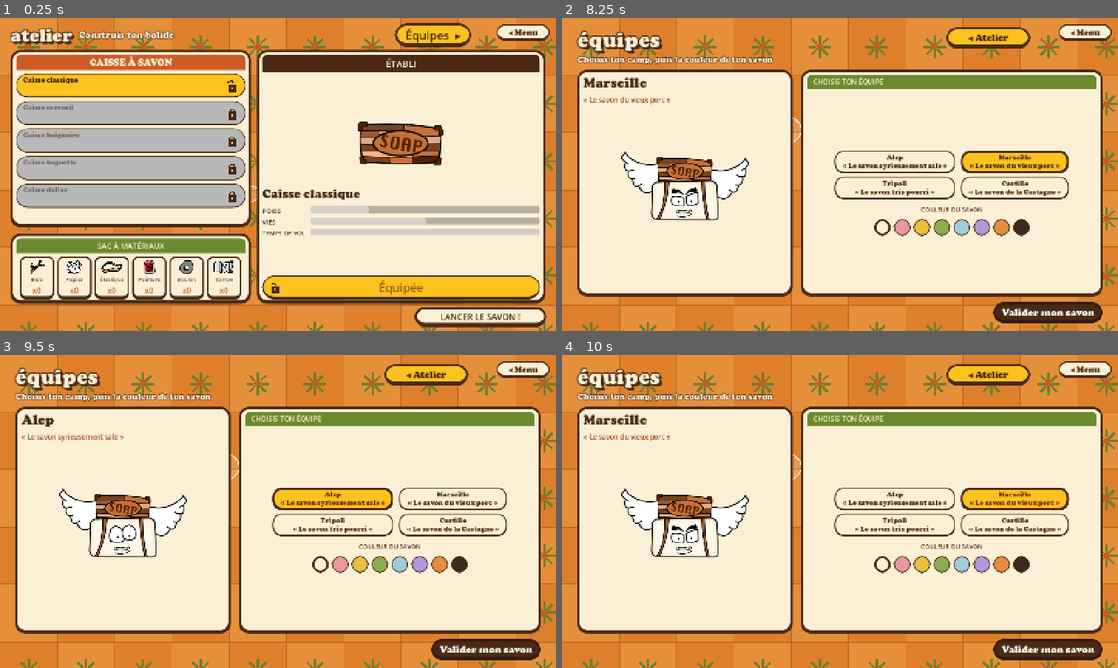
Above: before the commit, frames 1-4 (two rows, left to right).
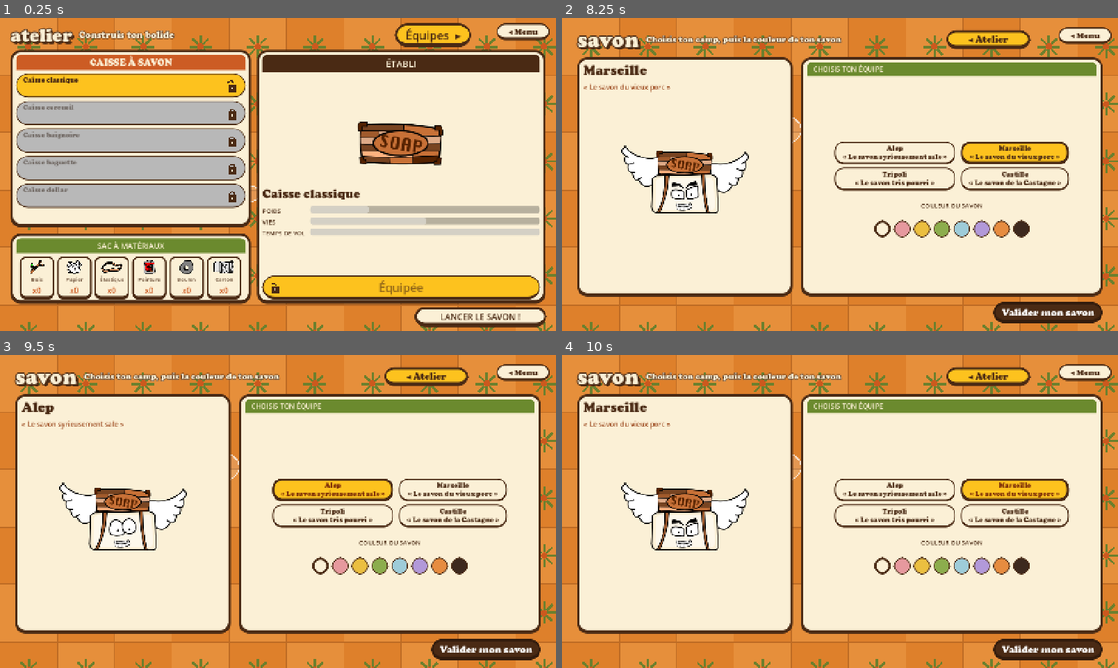
Above: after the commit, the same moments.

Repository: atostivint/LesAilesEtLaCaisse
Game: Godot game, scene res://scenes/atelier.tscn
The game is run twice, just before and just after one commit, with the same random seed, the same clock (stepped at 60 frames per second) and the same inputs. Sound files missing from this copy of the repository are replaced by a short silence.
Inputs (mouse positions are in pixels of both pictures, inside the frame that each line leads up to):
- Up to frame 1 (0.25 s): no input
- Up to frame 2 (8.25 s): click "Équipes ▸" at 0.5 s; click "◂ Atelier" at 1.25 s; click (695, 86) at 2.02 s; click (695, 111) at 2.77 s; click (695, 140) at 3.52 s; click (695, 168) at 4.27 s; click (695, 196) at 5.02 s; click "LANCER LE SAVON !" at 5.75 s; click "◂ Menu" at 6.5 s; click "Nouvelle partie" at 7.25 s; click "Nouvelle partie" at 8 s
- Up to frame 3 (9.5 s): click "Alep « Le savon syrieusement …" at 8.75 s
- Up to frame 4 (10 s): click "Marseille « Le savon du vieux…" at 9.5 s

The runs differ from the first frame. In frame 1, 0.2% of the frame differs, in the area x 89-99%, y 1-8%; in frame 2, 17%; in frame 3, 17%, in the area x 2-99%, y 2-71%; in frame 4, 17%.

Commit message:
Boutons du haut alignés ; scores : bas plus court et bande d'eau savonneuse entre les deux
Co-Authored-By: Claude Haiku 5.5 <noreply@anthropic.com>

Diff:
--- a/scenes/atelier.tscn
+++ b/scenes/atelier.tscn
@@ -119,6 +119,7 @@
 
 [node name="Titres" type="HBoxContainer" parent="Margin/Main/Haut"]
 layout_mode = 2
+size_flags_vertical = 4
 alignment = 1
 theme_override_constants/separation = 18
 
@@ -149,9 +150,9 @@
 size_flags_horizontal = 3
 
 [node name="EquipesButton" type="Button" parent="Margin/Main/Haut"]
-custom_minimum_size = Vector2(200, 52)
-layout_mode = 2
-size_flags_vertical = 4
+custom_minimum_size = Vector2(200, 44)
+layout_mode = 2
+size_flags_vertical = 0
 theme_override_colors/font_color = Color(0.29, 0.165, 0.078, 1)
 theme_override_colors/font_disabled_color = Color(0.29, 0.165, 0.078, 1)
 theme_override_font_sizes/font_size = 30
@@ -380,6 +381,6 @@
 anchor_top = 0.0
 anchor_bottom = 0.0
 offset_left = -156.0
-offset_top = 16.0
+offset_top = 14.0
 offset_right = -16.0
-offset_bottom = 60.0
+offset_bottom = 58.0
--- a/scenes/equipes.tscn
+++ b/scenes/equipes.tscn
@@ -100,11 +100,11 @@
 alignment = 0
 theme_override_constants/separation = 20
 
-[node name="Titres" type="VBoxContainer" parent="Marge/Main/Haut"]
-layout_mode = 2
-size_flags_vertical = 0
+[node name="Titres" type="HBoxContainer" parent="Marge/Main/Haut"]
+layout_mode = 2
+size_flags_vertical = 4
 size_flags_horizontal = 3
-theme_override_constants/separation = 6
+theme_override_constants/separation = 18
 
 [node name="Titre" type="Label" parent="Marge/Main/Haut/Titres"]
 layout_mode = 2
@@ -116,10 +116,11 @@
 theme_override_constants/shadow_offset_y = 6
 theme_override_fonts/font = ExtResource("3_font")
 theme_override_font_sizes/font_size = 56
-text = "équipes"
+text = "savon"
 
 [node name="SousTitre" type="Label" parent="Marge/Main/Haut/Titres"]
 layout_mode = 2
+size_flags_vertical = 4
 theme_override_colors/font_color = Color(0.984, 0.941, 0.839, 1)
 theme_override_colors/font_outline_color = Color(0.29, 0.165, 0.078, 1)
 theme_override_constants/outline_size = 6
@@ -128,9 +129,9 @@
 text = "Choisis ton camp, puis la couleur de ton savon"
 
 [node name="Retour" type="Button" parent="Marge/Main/Haut"]
-custom_minimum_size = Vector2(220, 56)
-layout_mode = 2
-size_flags_vertical = 0
+custom_minimum_size = Vector2(220, 44)
+layout_mode = 2
+size_flags_vertical = 4
 theme_override_colors/font_color = Color(0.29, 0.165, 0.078, 1)
 theme_override_fonts/font = ExtResource("3_font")
 theme_override_font_sizes/font_size = 24
@@ -191,7 +192,7 @@
 
 [node name="DroiteBox" type="VBoxContainer" parent="Marge/Main/Corps/Droite"]
 layout_mode = 2
-theme_override_constants/separation = 14
+theme_override_constants/separation = 28
 
 [node name="Bandeau" type="PanelContainer" parent="Marge/Main/Corps/Droite/DroiteBox"]
 layout_mode = 2
@@ -286,6 +287,6 @@
 anchor_top = 0.0
 anchor_bottom = 0.0
 offset_left = -156.0
-offset_top = 16.0
+offset_top = 24.0
 offset_right = -16.0
-offset_bottom = 60.0
+offset_bottom = 68.0
--- a/scenes/score_bon.tscn
+++ b/scenes/score_bon.tscn
@@ -4,6 +4,7 @@
 [ext_resource type="Script" path="res://scripts/carrelage.gd" id="2_tile"]
 [ext_resource type="FontFile" path="res://fonts/COOPBL.TTF" id="3_font"]
 [ext_resource type="PackedScene" path="res://scenes/bouton_menu.tscn" id="9_menu"]
+[ext_resource type="Script" path="res://scripts/eau_savon.gd" id="5_eau"]
 [ext_resource type="PackedScene" path="res://scenes/soap.tscn" id="4_soap"]
 
 [sub_resource type="StyleBoxFlat" id="bas"]
@@ -107,30 +108,56 @@
 anchors_preset = 15
 anchor_right = 1.0
 anchor_bottom = 1.0
-offset_bottom = -440.0
+offset_bottom = -400.0
 grow_horizontal = 2
 grow_vertical = 2
 
 [node name="Colline" type="Polygon2D" parent="Haut"]
 color = Color(0.98, 0.94, 0.84, 1)
-polygon = PackedVector2Array(0, 300, 180, 240, 420, 220, 700, 300, 1000, 400, 1456, 330, 1456, 379, 0, 379)
-
-[node name="Mer" type="Polygon2D" parent="Haut"]
-color = Color(0.35, 0.6, 0.62, 1)
-polygon = PackedVector2Array(0, 402, 1456, 402, 1456, 379, 0, 379)
+polygon = PackedVector2Array(0, 300, 180, 240, 420, 220, 700, 300, 1000, 400, 1456, 330, 1456, 419, 0, 419)
 
 [node name="Savon" parent="Haut" instance=ExtResource("4_soap")]
 unique_name_in_owner = true
 position = Vector2(720, 330)
 scale = Vector2(3, 3)
 
-[node name="Bas" type="PanelContainer" parent="."]
+[node name="Gerard" type="TextureRect" parent="Haut"]
+layout_mode = 0
+offset_left = 40.0
+offset_top = 120.0
+offset_right = 300.0
+offset_bottom = 410.0
+expand_mode = 1
+stretch_mode = 5
+
+[node name="Eleonore" type="TextureRect" parent="Haut"]
+layout_mode = 0
+offset_left = 1140.0
+offset_top = 110.0
+offset_right = 1410.0
+offset_bottom = 410.0
+expand_mode = 1
+stretch_mode = 5
+
+[node name="Eau" type="Control" parent="."]
 layout_mode = 1
 anchors_preset = 12
 anchor_top = 1.0
 anchor_right = 1.0
 anchor_bottom = 1.0
-offset_top = -440.0
+offset_top = -400.0
+offset_bottom = -360.0
+grow_horizontal = 2
+grow_vertical = 0
+script = ExtResource("5_eau")
+
+[node name="Bas" type="PanelContainer" parent="."]
+layout_mode = 1
+anchors_preset = 12
+anchor_top = 1.0
+anchor_right = 1.0
+anchor_bottom = 1.0
+offset_top = -360.0
 grow_horizontal = 2
 grow_vertical = 0
 theme_override_styles/panel = SubResource("bas")
--- a/scenes/score_catastrophe.tscn
+++ b/scenes/score_catastrophe.tscn
@@ -4,6 +4,7 @@
 [ext_resource type="Script" path="res://scripts/carrelage.gd" id="2_tile"]
 [ext_resource type="FontFile" path="res://fonts/COOPBL.TTF" id="3_font"]
 [ext_resource type="PackedScene" path="res://scenes/bouton_menu.tscn" id="9_menu"]
+[ext_resource type="Script" path="res://scripts/eau_savon.gd" id="5_eau"]
 [ext_resource type="PackedScene" path="res://scenes/soap.tscn" id="4_soap"]
 
 [sub_resource type="StyleBoxFlat" id="bas"]
@@ -107,30 +108,56 @@
 anchors_preset = 15
 anchor_right = 1.0
 anchor_bottom = 1.0
-offset_bottom = -440.0
+offset_bottom = -400.0
 grow_horizontal = 2
 grow_vertical = 2
 
 [node name="Colline" type="Polygon2D" parent="Haut"]
 color = Color(0.98, 0.94, 0.84, 1)
-polygon = PackedVector2Array(0, 300, 180, 240, 420, 220, 700, 300, 1000, 400, 1456, 330, 1456, 379, 0, 379)
-
-[node name="Mer" type="Polygon2D" parent="Haut"]
-color = Color(0.35, 0.6, 0.62, 1)
-polygon = PackedVector2Array(0, 402, 1456, 402, 1456, 379, 0, 379)
+polygon = PackedVector2Array(0, 300, 180, 240, 420, 220, 700, 300, 1000, 400, 1456, 330, 1456, 419, 0, 419)
 
 [node name="Savon" parent="Haut" instance=ExtResource("4_soap")]
 unique_name_in_owner = true
 position = Vector2(720, 330)
 scale = Vector2(3, 3)
 
-[node name="Bas" type="PanelContainer" parent="."]
+[node name="Gerard" type="TextureRect" parent="Haut"]
+layout_mode = 0
+offset_left = 40.0
+offset_top = 120.0
+offset_right = 300.0
+offset_bottom = 410.0
+expand_mode = 1
+stretch_mode = 5
+
+[node name="Eleonore" type="TextureRect" parent="Haut"]
+layout_mode = 0
+offset_left = 1140.0
+offset_top = 110.0
+offset_right = 1410.0
+offset_bottom = 410.0
+expand_mode = 1
+stretch_mode = 5
+
+[node name="Eau" type="Control" parent="."]
 layout_mode = 1
 anchors_preset = 12
 anchor_top = 1.0
 anchor_right = 1.0
 anchor_bottom = 1.0
-offset_top = -440.0
+offset_top = -400.0
+offset_bottom = -360.0
+grow_horizontal = 2
+grow_vertical = 0
+script = ExtResource("5_eau")
+
+[node name="Bas" type="PanelContainer" parent="."]
+layout_mode = 1
+anchors_preset = 12
+anchor_top = 1.0
+anchor_right = 1.0
+anchor_bottom = 1.0
+offset_top = -360.0
 grow_horizontal = 2
 grow_vertical = 0
 theme_override_styles/panel = SubResource("bas")
--- a/scenes/score_excellent.tscn
+++ b/scenes/score_excellent.tscn
@@ -4,6 +4,7 @@
 [ext_resource type="Script" path="res://scripts/carrelage.gd" id="2_tile"]
 [ext_resource type="FontFile" path="res://fonts/COOPBL.TTF" id="3_font"]
 [ext_resource type="PackedScene" path="res://scenes/bouton_menu.tscn" id="9_menu"]
+[ext_resource type="Script" path="res://scripts/eau_savon.gd" id="5_eau"]
 [ext_resource type="PackedScene" path="res://scenes/soap.tscn" id="4_soap"]
 
 [sub_resource type="StyleBoxFlat" id="bas"]
@@ -106,30 +107,56 @@
 anchors_preset = 15
 anchor_right = 1.0
 anchor_bottom = 1.0
-offset_bottom = -440.0
+offset_bottom = -400.0
 grow_horizontal = 2
 grow_vertical = 2
 
 [node name="Colline" type="Polygon2D" parent="Haut"]
 color = Color(0.98, 0.94, 0.84, 1)
-polygon = PackedVector2Array(0, 300, 180, 240, 420, 220, 700, 300, 1000, 400, 1456, 330, 1456, 379, 0, 379)
-
-[node name="Mer" type="Polygon2D" parent="Haut"]
-color = Color(0.35, 0.6, 0.62, 1)
-polygon = PackedVector2Array(0, 402, 1456, 402, 1456, 379, 0, 379)
+polygon = PackedVector2Array(0, 300, 180, 240, 420, 220, 700, 300, 1000, 400, 1456, 330, 1456, 419, 0, 419)
 
 [node name="Savon" parent="Haut" instance=ExtResource("4_soap")]
 unique_name_in_owner = true
 position = Vector2(720, 330)
 scale = Vector2(3, 3)
 
-[node name="Bas" type="PanelContainer" parent="."]
+[node name="Gerard" type="TextureRect" parent="Haut"]
+layout_mode = 0
+offset_left = 40.0
+offset_top = 120.0
+offset_right = 300.0
+offset_bottom = 410.0
+expand_mode = 1
+stretch_mode = 5
+
+[node name="Eleonore" type="TextureRect" parent="Haut"]
+layout_mode = 0
+offset_left = 1140.0
+offset_top = 110.0
+offset_right = 1410.0
+offset_bottom = 410.0
+expand_mode = 1
+stretch_mode = 5
+
+[node name="Eau" type="Control" parent="."]
 layout_mode = 1
 anchors_preset = 12
 anchor_top = 1.0
 anchor_right = 1.0
 anchor_bottom = 1.0
-offset_top = -440.0
+offset_top = -400.0
+offset_bottom = -360.0
+grow_horizontal = 2
+grow_vertical = 0
+script = ExtResource("5_eau")
+
+[node name="Bas" type="PanelContainer" parent="."]
+layout_mode = 1
+anchors_preset = 12
+anchor_top = 1.0
+anchor_right = 1.0
+anchor_bottom = 1.0
+offset_top = -360.0
 grow_horizontal = 2
 grow_vertical = 0
 theme_override_styles/panel = SubResource("bas")
--- a/scenes/score_mauvais.tscn
+++ b/scenes/score_mauvais.tscn
@@ -4,6 +4,7 @@
 [ext_resource type="Script" path="res://scripts/carrelage.gd" id="2_tile"]
 [ext_resource type="FontFile" path="res://fonts/COOPBL.TTF" id="3_font"]
 [ext_resource type="PackedScene" path="res://scenes/bouton_menu.tscn" id="9_menu"]
+[ext_resource type="Script" path="res://scripts/eau_savon.gd" id="5_eau"]
 [ext_resource type="PackedScene" path="res://scenes/soap.tscn" id="4_soap"]
 
 [sub_resource type="StyleBoxFlat" id="bas"]
@@ -107,30 +108,56 @@
 anchors_preset = 15
 anchor_right = 1.0
 anchor_bottom = 1.0
-offset_bottom = -440.0
+offset_bottom = -400.0
 grow_horizontal = 2
 grow_vertical = 2
 
 [node name="Colline" type="Polygon2D" parent="Haut"]
 color = Color(0.98, 0.94, 0.84, 1)
-polygon = PackedVector2Array(0, 300, 180, 240, 420, 220, 700, 300, 1000, 400, 1456, 330, 1456, 379, 0, 379)
-
-[node name="Mer" type="Polygon2D" parent="Haut"]
-color = Color(0.35, 0.6, 0.62, 1)
-polygon = PackedVector2Array(0, 402, 1456, 402, 1456, 379, 0, 379)
+polygon = PackedVector2Array(0, 300, 180, 240, 420, 220, 700, 300, 1000, 400, 1456, 330, 1456, 419, 0, 419)
 
 [node name="Savon" parent="Haut" instance=ExtResource("4_soap")]
 unique_name_in_owner = true
 position = Vector2(720, 330)
 scale = Vector2(3, 3)
 
-[node name="Bas" type="PanelContainer" parent="."]
+[node name="Gerard" type="TextureRect" parent="Haut"]
+layout_mode = 0
+offset_left = 40.0
+offset_top = 120.0
+offset_right = 300.0
+offset_bottom = 410.0
+expand_mode = 1
+stretch_mode = 5
+
+[node name="Eleonore" type="TextureRect" parent="Haut"]
+layout_mode = 0
+offset_left = 1140.0
+offset_top = 110.0
+offset_right = 1410.0
+offset_bottom = 410.0
+expand_mode = 1
+stretch_mode = 5
+
+[node name="Eau" type="Control" parent="."]
 layout_mode = 1
 anchors_preset = 12
 anchor_top = 1.0
 anchor_right = 1.0
 anchor_bottom = 1.0
-offset_top = -440.0
+offset_top = -400.0
+offset_bottom = -360.0
+grow_horizontal = 2
+grow_vertical = 0
+script = ExtResource("5_eau")
+
+[node name="Bas" type="PanelContainer" parent="."]
+layout_mode = 1
+anchors_preset = 12
+anchor_top = 1.0
+anchor_right = 1.0
+anchor_bottom = 1.0
+offset_top = -360.0
 grow_horizontal = 2
 grow_vertical = 0
 theme_override_styles/panel = SubResource("bas")
--- a/scenes/score_moyen.tscn
+++ b/scenes/score_moyen.tscn
@@ -4,6 +4,7 @@
 [ext_resource type="Script" path="res://scripts/carrelage.gd" id="2_tile"]
 [ext_resource type="FontFile" path="res://fonts/COOPBL.TTF" id="3_font"]
 [ext_resource type="PackedScene" path="res://scenes/bouton_menu.tscn" id="9_menu"]
+[ext_resource type="Script" path="res://scripts/eau_savon.gd" id="5_eau"]
 [ext_resource type="PackedScene" path="res://scenes/soap.tscn" id="4_soap"]
 
 [sub_resource type="StyleBoxFlat" id="bas"]
@@ -107,30 +108,56 @@
 anchors_preset = 15
 anchor_right = 1.0
 anchor_bottom = 1.0
-offset_bottom = -440.0
+offset_bottom = -400.0
 grow_horizontal = 2
 grow_vertical = 2
 
 [node name="Colline" type="Polygon2D" parent="Haut"]
 color = Color(0.98, 0.94, 0.84, 1)
-polygon = PackedVector2Array(0, 300, 180, 240, 420, 220, 700, 300, 1000, 400, 1456, 330, 1456, 379, 0, 379)
-
-[node name="Mer" type="Polygon2D" parent="Haut"]
-color = Color(0.35, 0.6, 0.62, 1)
-polygon = PackedVector2Array(0, 402, 1456, 402, 1456, 379, 0, 379)
+polygon = PackedVector2Array(0, 300, 180, 240, 420, 220, 700, 300, 1000, 400, 1456, 330, 1456, 419, 0, 419)
 
 [node name="Savon" parent="Haut" instance=ExtResource("4_soap")]
 unique_name_in_owner = true
 position = Vector2(720, 330)
 scale = Vector2(3, 3)
 
-[node name="Bas" type="PanelContainer" parent="."]
+[node name="Gerard" type="TextureRect" parent="Haut"]
+layout_mode = 0
+offset_left = 40.0
+offset_top = 120.0
+offset_right = 300.0
+offset_bottom = 410.0
+expand_mode = 1
+stretch_mode = 5
+
+[node name="Eleonore" type="TextureRect" parent="Haut"]
+layout_mode = 0
+offset_left = 1140.0
+offset_top = 110.0
+offset_right = 1410.0
+offset_bottom = 410.0
+expand_mode = 1
+stretch_mode = 5
+
+[node name="Eau" type="Control" parent="."]
 layout_mode = 1
 anchors_preset = 12
 anchor_top = 1.0
 anchor_right = 1.0
 anchor_bottom = 1.0
-offset_top = -440.0
+offset_top = -400.0
+offset_bottom = -360.0
+grow_horizontal = 2
+grow_vertical = 0
+script = ExtResource("5_eau")
+
+[node name="Bas" type="PanelContainer" parent="."]
+layout_mode = 1
+anchors_preset = 12
+anchor_top = 1.0
+anchor_right = 1.0
+anchor_bottom = 1.0
+offset_top = -360.0
 grow_horizontal = 2
 grow_vertical = 0
 theme_override_styles/panel = SubResource("bas")
